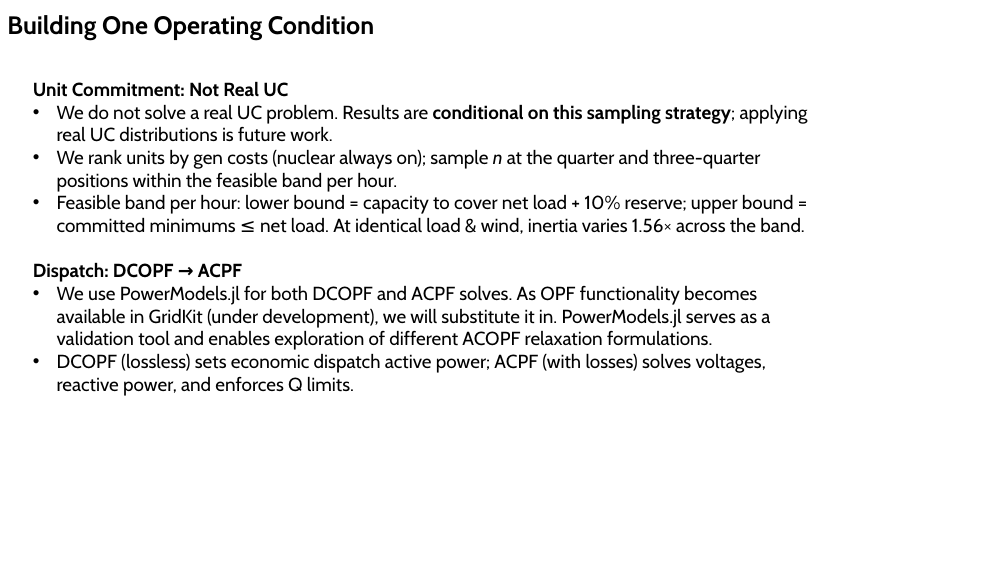
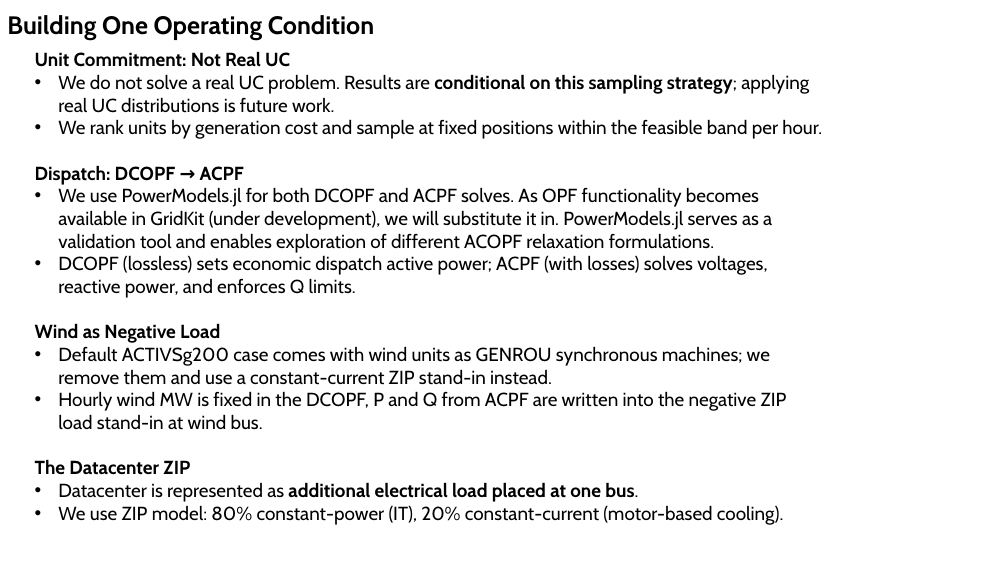
Before and after one commit to ORNL/GridKit, a slide deck: slide 4 of uq-usecase/work-notes/tex-report/slides.pptx. Drawn at 1008x567 pixels with LibreOffice and Linux fonts; fonts in the diff are those of the drawing. Boxes give left, top, right and bottom in pixels: in the first picture for what was removed or moved away, otherwise in the second. Text is boxed around its words. In the diff, an @@ line names an element or a change of style, - is before the commit and + after.

```diff
--- a/uq-usecase/work-notes/tex-report/slides.pptx
+++ b/uq-usecase/work-notes/tex-report/slides.pptx
@@ text "Unit Commitment: Not Real UC": place and size @@
-text "Unit Commitment: Not Real UC" at [33, 81, 808, 396]
+text "Unit Commitment: Not Real UC" at [35, 51, 822, 525]
@@ text at [58, 119, 822, 139]: text changed @@
-• We rank units by gen costs (nuclear always on); sample n at the quarter and three-quarter positions within the feasible band per hour.
-• Feasible band per hour: lower bound = capacity to cover net load + 10% reserve; upper bound = committed minimums ≤ net load. At identical load & wind, inertia varies 1.56× across the band.
+• We rank units by generation cost and sample at fixed positions within the feasible band per hour.
@@ text at [35, 323, 787, 525]: paragraphs added @@
+Wind as Negative Load
+• Default ACTIVSg200 case comes with wind units as GENROU synchronous machines; we remove them and use a constant-current ZIP stand-in instead.
+• Hourly wind MW is fixed in the DCOPF, P and Q from ACPF are written into the negative ZIP load stand-in at wind bus.
+The Datacenter ZIP
+• Datacenter is represented as additional electrical load placed at one bus.
+• We use ZIP model: 80% constant-power (IT), 20% constant-current (motor-based cooling).
```
Also in this commit, not shown: 2 other slides changed, 1 slide removed, 1 other file.
